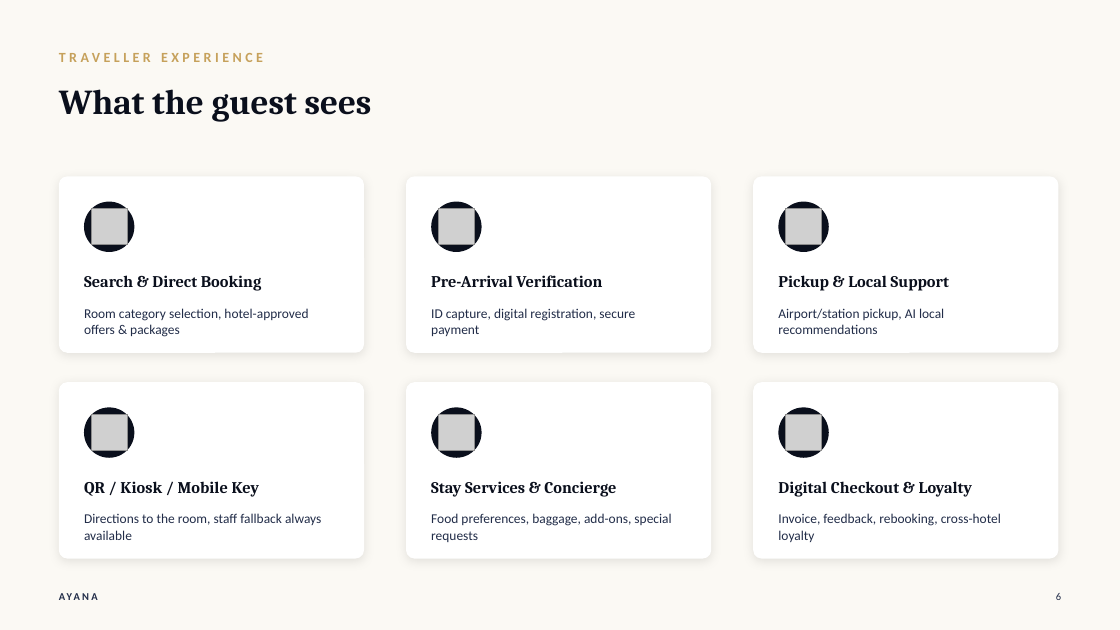
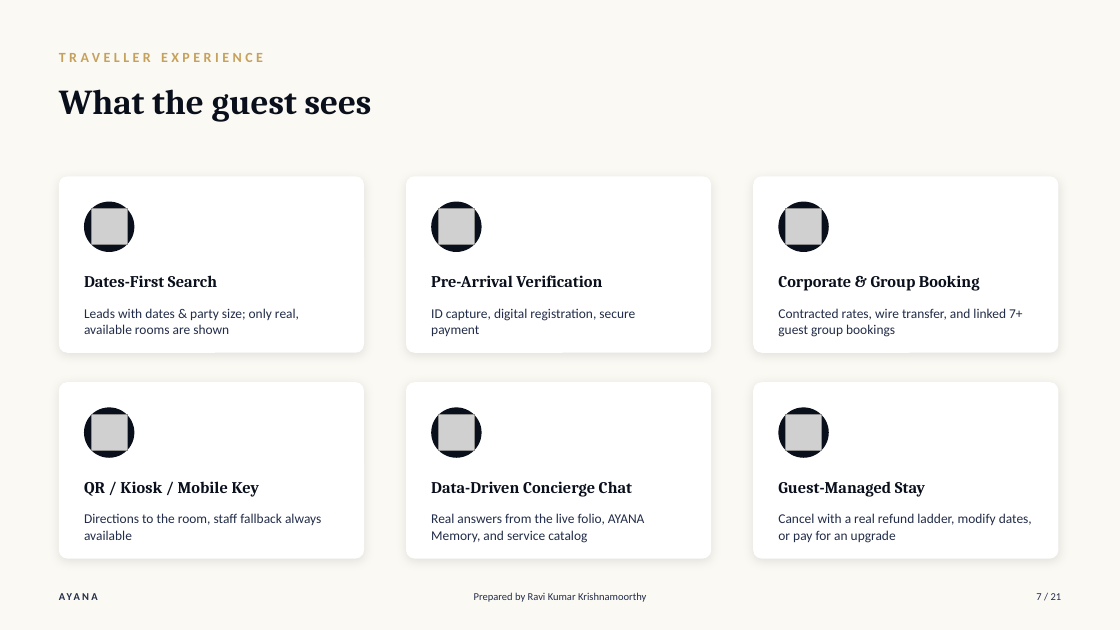
Before and after one commit to joeadithya-web/ayana-hospitality-prototype, a slide deck: slide 7 of collateral/decks/AYANA_Intro_Objection_Handling.pptx (slide 6 before the commit). Drawn at 1120x630 pixels with LibreOffice and Linux fonts; fonts in the diff are those of the drawing; grey boxes stand for pictures. Boxes give left, top, right and bottom in pixels: in the first picture for what was removed or moved away, otherwise in the second. Text is boxed around its words. In the diff, an @@ line names an element or a change of style, - is before the commit and + after.

Commit message:
Refresh both pitch decks to match the JORA COAST/SEP house format
Intro & Objection Handling: adds an agenda slide with time estimates,
new corporate/group booking and guest-managed-stay/concierge slides,
a 7th objection on wire-transfer settlement risk, and candid
fair-concession/honest-caveat callouts on every objection slide.

Commercial Overview: restructured into Current State -> Solution ->
Value Proposition -> commercial terms -> Org & Governance Alignment ->
compressed Objections -> The Ask, covering corporate contracted rates,
wire-transfer settlement, and group booking terms.

Both decks now carry a "Prepared by Ravi Kumar Krishnamoorthy" +
page-of-total footer, matching the reference decks.

```diff
--- a/collateral/decks/AYANA_Intro_Objection_Handling.pptx
+++ b/collateral/decks/AYANA_Intro_Objection_Handling.pptx
@@ text at (84,275,217,287): text changed @@
-Search & Direct Booking
+Dates-First Search
@@ text at (778,275,980,291): text changed @@
-Pickup & Local Support
+Corporate & Group Booking
@@ text at (84,308,299,334): text changed @@
-Room category selection, hotel-approved offers & packages
+Leads with dates & party size; only real, available rooms are shown
@@ text at (778,308,1022,337): text changed @@
-Airport/station pickup, AI local recommendations
+Contracted rates, wire transfer, and linked 7+ guest group bookings
@@ text at (431,481,632,497): text changed @@
-Stay Services & Concierge
+Data-Driven Concierge Chat
@@ text at (778,481,925,497): text changed @@
-Digital Checkout & Loyalty
+Guest-Managed Stay
@@ text at (431,513,605,543): text changed @@
-Food preferences, baggage, add-ons, special requests
+Real answers from the live folio, AYANA Memory, and service catalog
@@ text at (778,513,1032,543): text changed @@
-Invoice, feedback, rebooking, cross-hotel loyalty
+Cancel with a real refund ladder, modify dates, or pay for an upgrade
@@ text added at (474,592,646,602), 9 pt, text #212C48 @@
+Prepared by Ravi Kumar Krishnamoorthy
@@ text added at (1036,593,1062,600), 9 pt, text #212C48 @@
+7 / 21
@@ text removed at (1056,593,1061,600) @@
-6
```
Also in this commit, not shown: 15 other slides changed, 4 slides added, 1 other file.
